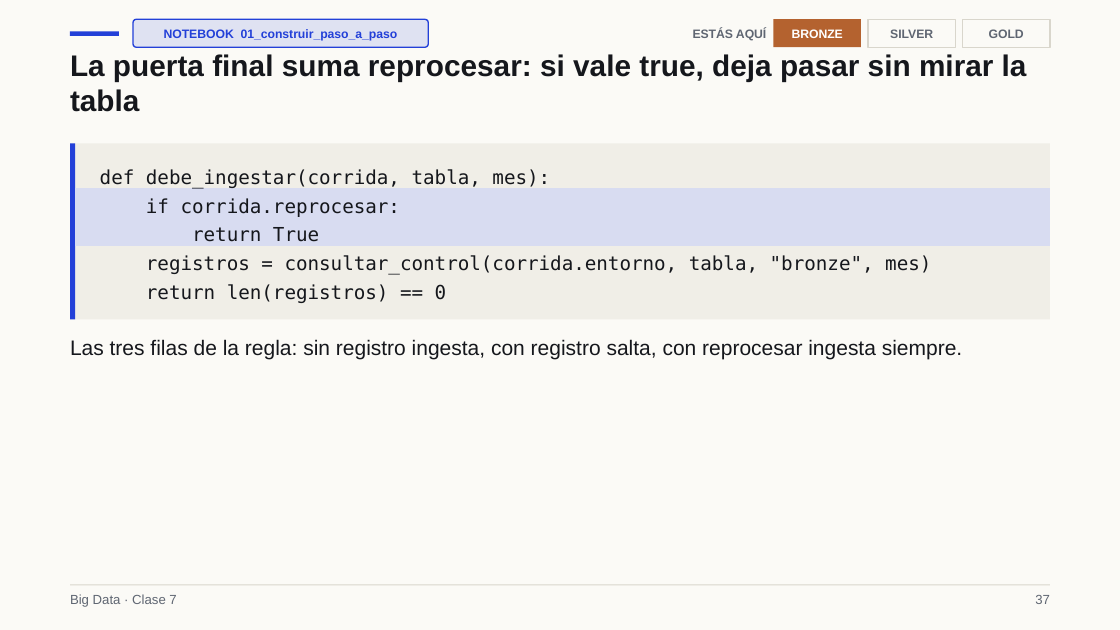
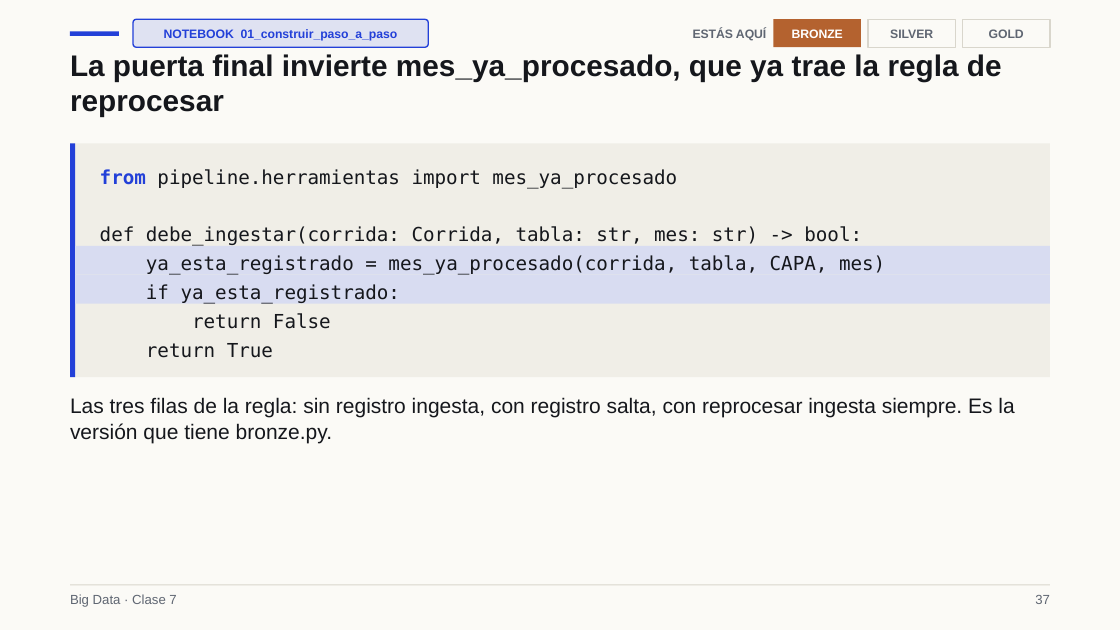
Before and after one commit to Apaezc/bigdata-udem-2026, a slide deck: slide 37 of curso/clase07/deck/slides.pptx. Drawn at 1120x630 pixels with LibreOffice and Linux fonts; fonts in the diff are those of the drawing. Boxes give left, top, right and bottom in pixels: in the first picture for what was removed or moved away, otherwise in the second. Text is boxed around its words. In the diff, an @@ line names an element or a change of style, - is before the commit and + after.

```diff
--- a/curso/clase07/deck/slides.pptx
+++ b/curso/clase07/deck/slides.pptx
@@ text at (x1=70, y1=54, x2=1002, y2=117): text changed @@
-La puerta final suma reprocesar: si vale true, deja pasar sin mirar la tabla
+La puerta final invierte mes_ya_procesado, que ya trae la regla de reprocesar
@@ rectangle resized from (x1=70, y1=144, x2=1050, y2=319) to (x1=70, y1=144, x2=1050, y2=377) @@
@@ rectangle resized from (x1=70, y1=144, x2=75, y2=319) to (x1=70, y1=144, x2=75, y2=377) @@
@@ text at (x1=100, y1=169, x2=885, y2=329): text changed @@
-def debe_ingestar(corrida, tabla, mes):
-if corrida.reprocesar:
+from pipeline.herramientas import mes_ya_procesado
+def debe_ingestar(corrida: Corrida, tabla: str, mes: str) -> bool:
+ya_esta_registrado = mes_ya_procesado(corrida, tabla, CAPA, mes)
+if ya_esta_registrado:
+return False
@@ rectangle moved from (x1=76, y1=188, x2=1050, y2=217) to (x1=76, y1=246, x2=1050, y2=275) @@
@@ text at (x1=146, y1=255, x2=931, y2=303): paragraphs removed @@
-registros = consultar_control(corrida.entorno, tabla, "bronze", mes)
-return len(registros) == 0
@@ rectangle moved from (x1=76, y1=217, x2=1050, y2=245) to (x1=76, y1=275, x2=1050, y2=303) @@
@@ text at (x1=70, y1=397, x2=1014, y2=443): text changed @@
-Las tres filas de la regla: sin registro ingesta, con registro salta, con reprocesar ingesta siempre.
+Las tres filas de la regla: sin registro ingesta, con registro salta, con reprocesar ingesta siempre. Es la versión que tiene bronze.py.
```
Also in this commit, not shown: 62 other slides changed, 1 slide added, 6 slides removed, 17 other files.
